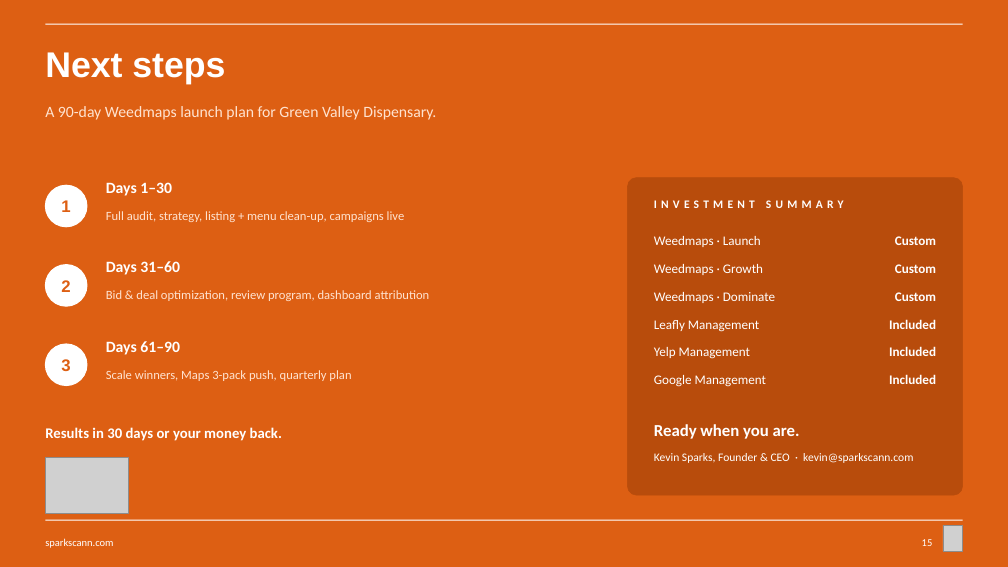
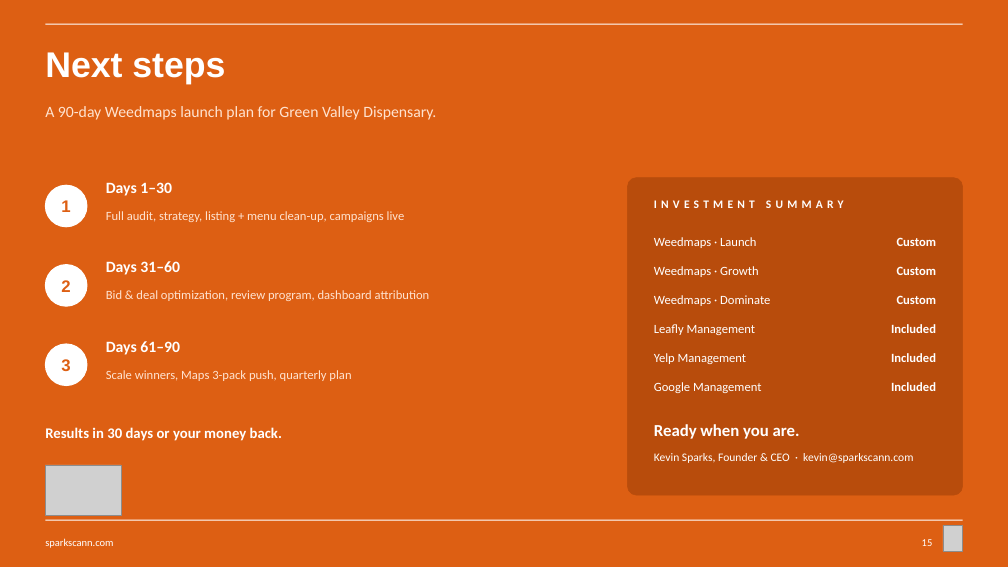
Before and after one commit to sparksmanagement/pitchdeckspecialist, a slide deck: slide 15 of decks/Sparks-x-example-green-valley.pptx. Drawn at 1008x567 pixels with LibreOffice and Linux fonts; fonts in the diff are those of the drawing; grey boxes stand for pictures. Boxes give left, top, right and bottom in pixels: in the first picture for what was removed or moved away, otherwise in the second. Text is boxed around its words. In the diff, an @@ line names an element or a change of style, - is before the commit and + after.

```diff
--- a/decks/Sparks-x-example-green-valley.pptx
+++ b/decks/Sparks-x-example-green-valley.pptx
@@ text "Included": place and size @@
-text "Included" at box(889, 346, 936, 356)
+text "Included" at box(891, 353, 936, 362)
@@ size 12.5 to 12 pt in 12 elements at box(897, 237, 937, 246), box(897, 266, 937, 275), box(654, 237, 756, 248), box(897, 295, 937, 304), box(891, 324, 936, 333), box(891, 353, 936, 362), box(654, 266, 759, 277), box(891, 382, 936, 391), box(654, 295, 770, 306), box(654, 324, 755, 335), box(654, 353, 747, 364), box(654, 382, 761, 393) @@
@@ text "Google Management": place and size @@
-text "Google Management" at box(654, 375, 766, 387)
+text "Google Management" at box(654, 382, 761, 393)
@@ text "Included": place and size @@
-text "Included" at box(889, 374, 936, 384)
+text "Included" at box(891, 382, 936, 391)
@@ picture: place and size @@
-picture at box(45, 457, 129, 513)
+picture at box(45, 465, 121, 516)
```
Also in this commit, not shown: 2 other slides changed, 7 other files.
